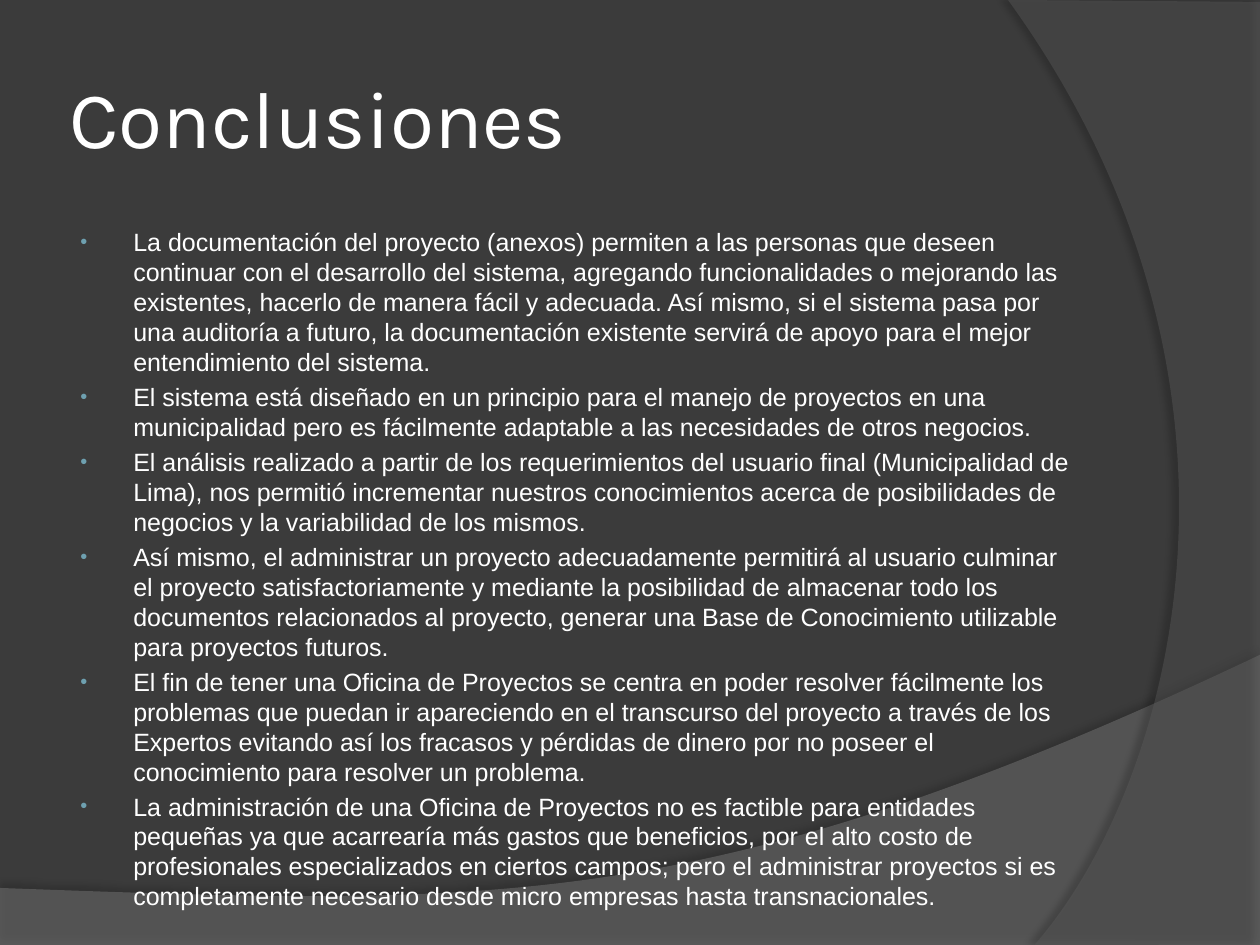
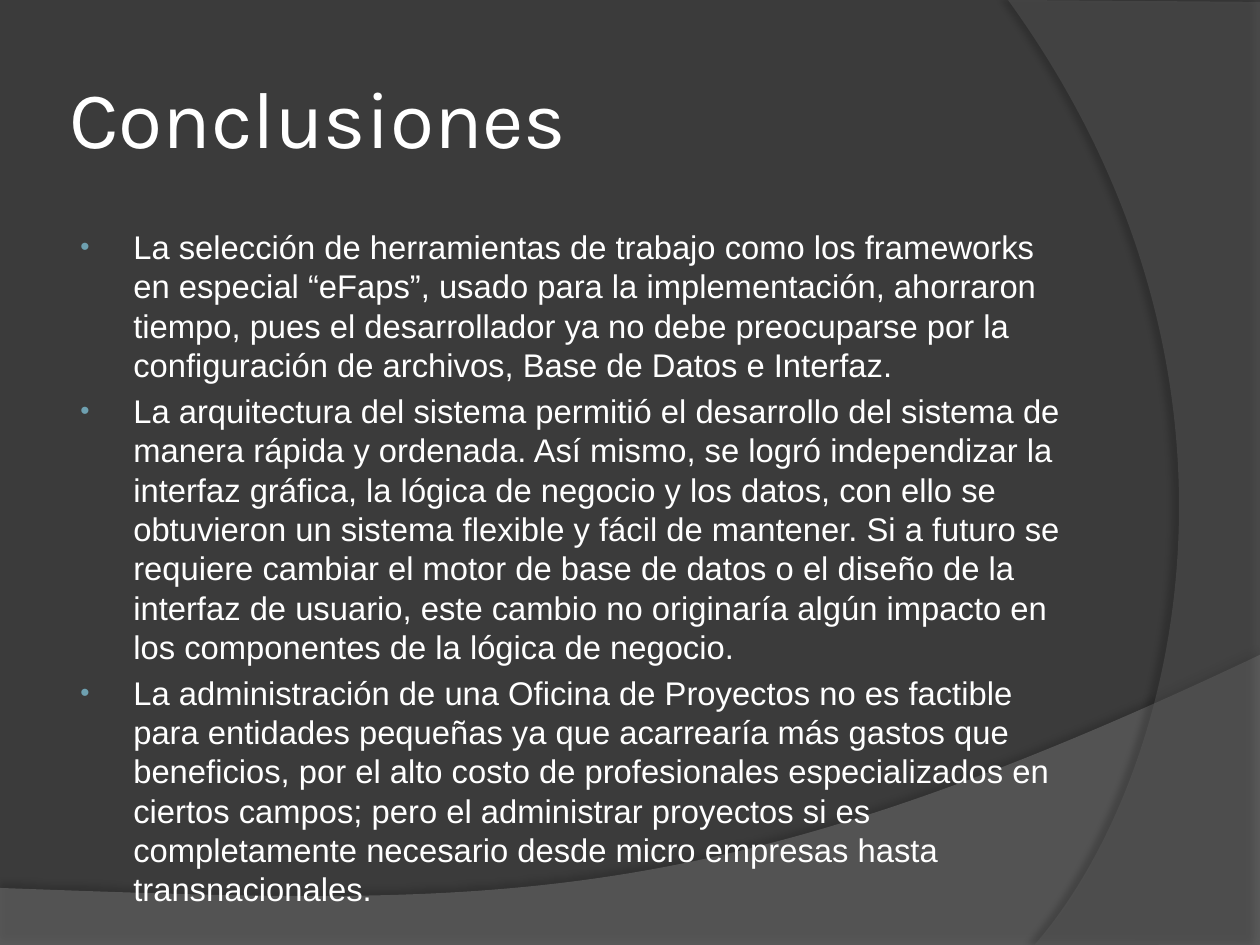
Before and after one commit to jmoics/JX_Market, a slide deck: slide 46 of JX_Market/trunk/Tesis 03_09_2012.pptx (slide 44 before the commit). Drawn at 1260x945 pixels with LibreOffice and Linux fonts; fonts in the diff are those of the drawing. Boxes give left, top, right and bottom in pixels: in the first picture for what was removed or moved away, otherwise in the second. Text is boxed around its words. In the diff, an @@ line names an element or a change of style, - is before the commit and + after.

```diff
--- a/JX_Market/trunk/Tesis 03_09_2012.pptx
+++ b/JX_Market/trunk/Tesis 03_09_2012.pptx
@@ text at box(133, 235, 1060, 666): text changed; size 14.2 to 18.8 pt @@
-• La documentación del proyecto (anexos) permiten a las personas que deseen continuar con el desarrollo del sistema, agregando funcionalidades o mejorando las existentes, hacerlo de manera fácil y adecuada. Así mismo, si el sistema pasa por una auditoría a futuro, la documentación existente servirá de apoyo para el mejor entendimiento del sistema.
-• El sistema está diseñado en un principio para el manejo de proyectos en una municipalidad pero es fácilmente adaptable a las necesidades de otros negocios.
-• El análisis realizado a partir de los requerimientos del usuario final (Municipalidad de Lima), nos permitió incrementar nuestros conocimientos acerca de posibilidades de negocios y la variabilidad de los mismos.
-• Así mismo, el administrar un proyecto adecuadamente permitirá al usuario culminar el proyecto satisfactoriamente y mediante la posibilidad de almacenar todo los documentos relacionados al proyecto, generar una Base de Conocimiento utilizable para proyectos futuros.
-• El fin de tener una Oficina de Proyectos se centra en poder resolver fácilmente los problemas que puedan ir apareciendo en el transcurso del proyecto a través de los Expertos evitando así los fracasos y pérdidas de dinero por no poseer el conocimiento para resolver un problema.
+• La selección de herramientas de trabajo como los frameworks en especial “eFaps”, usado para la implementación, ahorraron tiempo, pues el desarrollador ya no debe preocuparse por la configuración de archivos, Base de Datos e Interfaz.
+• La arquitectura del sistema permitió el desarrollo del sistema de manera rápida y ordenada. Así mismo, se logró independizar la interfaz gráfica, la lógica de negocio y los datos, con ello se obtuvieron un sistema flexible y fácil de mantener. Si a futuro se requiere cambiar el motor de base de datos o el diseño de la interfaz de usuario, este cambio no originaría algún impacto en los componentes de la lógica de negocio.
@@ text at box(133, 681, 1048, 830): size 14.2 to 18.8 pt in "La administración de una Oficina de Proyectos ..." @@
```
Also in this commit, not shown: 7 other slides changed, 2 slides added, 1 other file.
